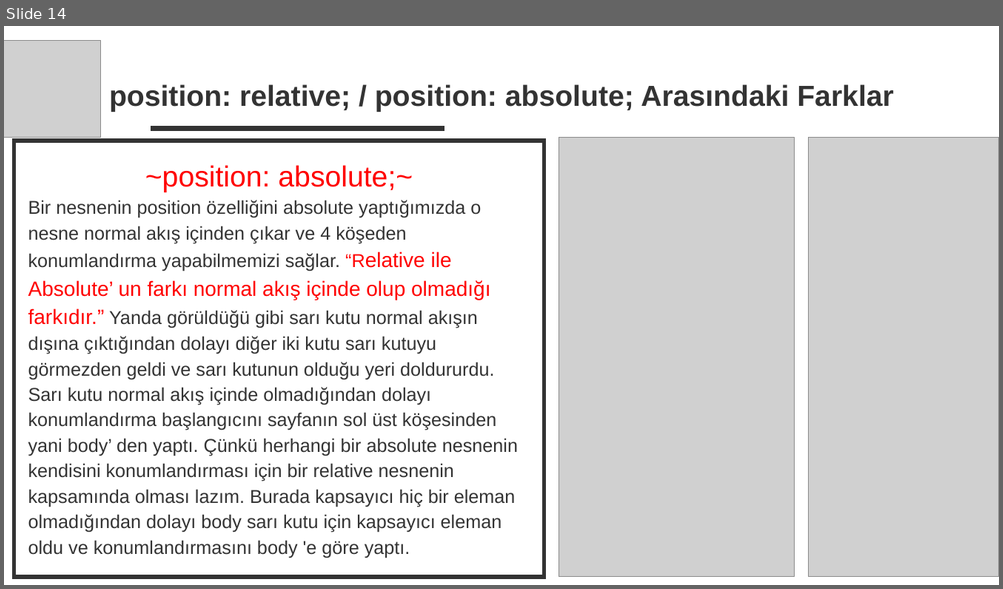
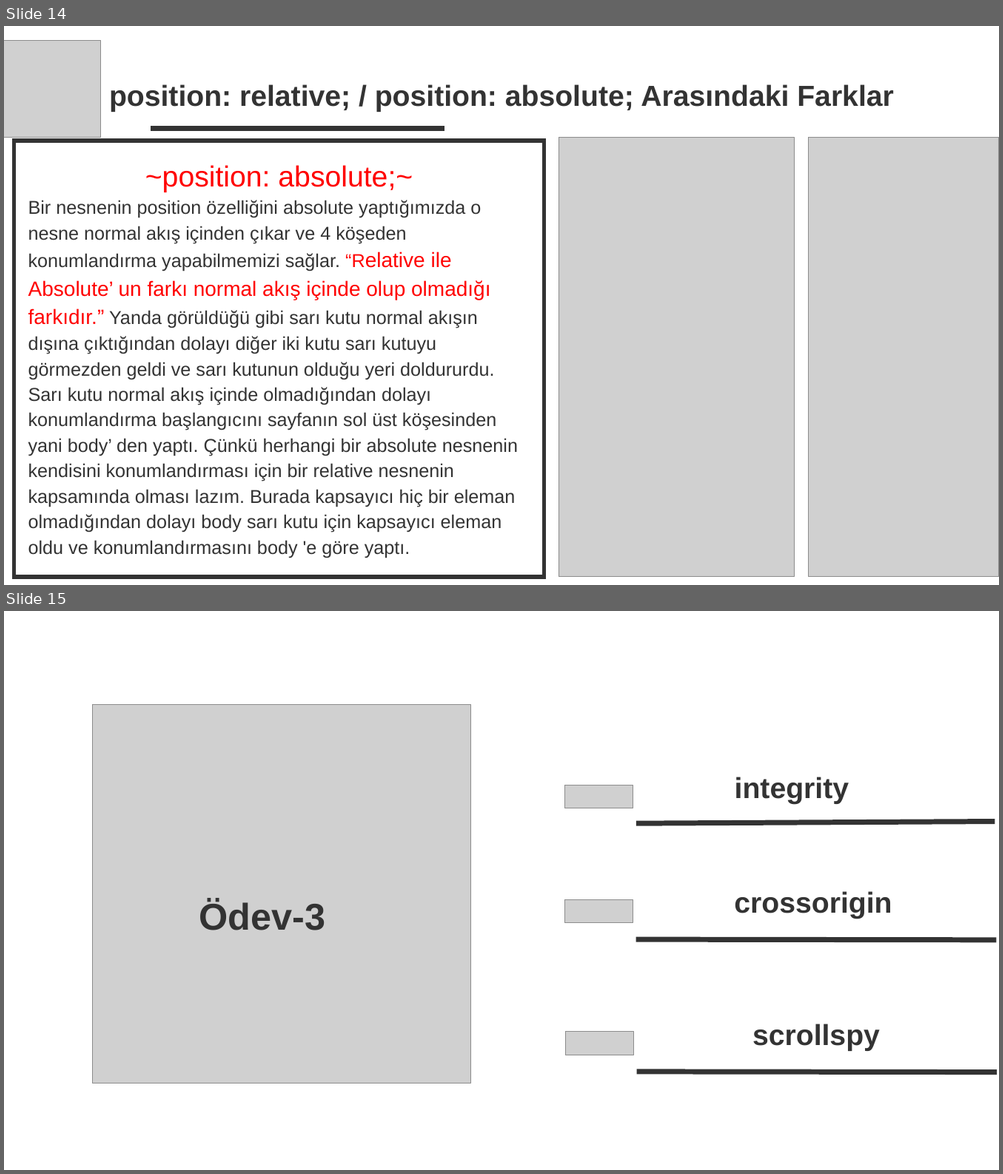
Before and after one commit to TechCareer-FrontEnd-1/tubisad-frontend-wjolnir, a slide deck: Research Homeworks/Research Homeworks.pptx. Shown one above the other, each under a label of ours: slide 14 before the commit, slides 14 and 15 after it. The pictures are 1003x589 and 1003x1174 pixels, drawn with LibreOffice and Linux fonts; fonts in the diff are those of the drawing; grey boxes stand for pictures. Boxes give left, top, right and bottom in pixels: in the first picture for what was removed or moved away, otherwise in the second. Text is boxed around its words. In the diff, an @@ line names an element or a change of style, - is before the commit and + after.

```diff
--- a/Research Homeworks/Research Homeworks.pptx
+++ b/Research Homeworks/Research Homeworks.pptx
@@ slide 15 added at <box>4,611,999,1170</box>, background #FFFFFF @@
@@ picture added at <box>92,705,471,1084</box> @@
@@ picture added at <box>565,785,633,808</box> @@
@@ text added at <box>734,777,848,804</box>, 28 pt, text #333333, bold @@
+integrity
@@ line added from (995, 821) to (636, 823), #333333 5 pt @@
@@ text added at <box>734,891,891,919</box>, 28 pt, text #333333, bold @@
+crossorigin
@@ text added at <box>199,900,326,931</box>, 36 pt, text #333333, bold @@
+Ödev-3
@@ picture added at <box>565,900,633,923</box> @@
@@ line added from (996, 940) to (636, 940), #333333 5 pt @@
@@ text added at <box>752,1024,879,1051</box>, 28 pt, text #333333, bold @@
+scrollspy
@@ picture added at <box>565,1033,633,1056</box> @@
@@ line added from (997, 1073) to (637, 1072), #333333 5 pt @@
```
Also in this commit, not shown: 3 other slides added, 1 other file.
